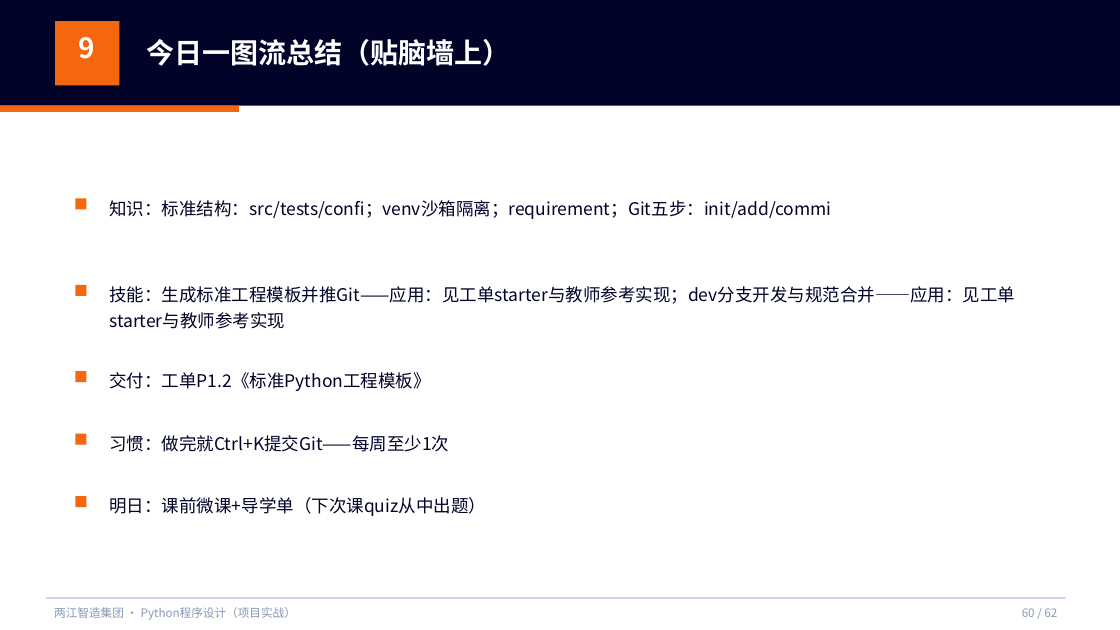
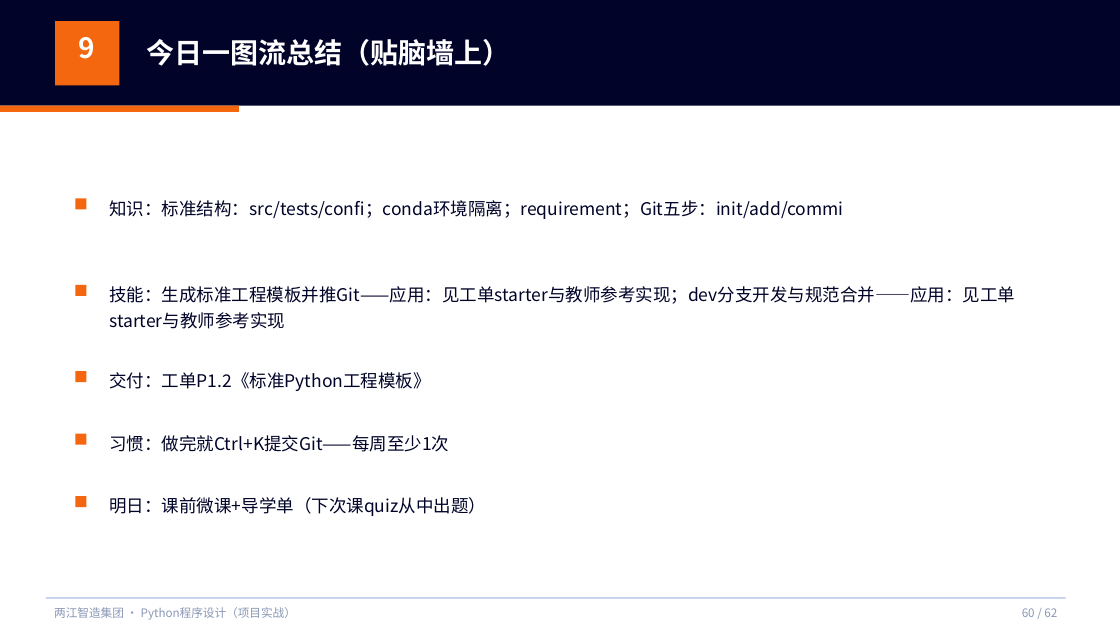
Before and after one commit to tianqiongenze/ai-course-teaching-resources, a slide deck: slide 60 of 03-Python程序设计-项目实战/V2授课PPT/W02-第3次课-像企业团队一样写代码.pptx. Drawn at 1120x630 pixels with LibreOffice and Linux fonts; fonts in the diff are those of the drawing. Boxes give left, top, right and bottom in pixels: in the first picture for what was removed or moved away, otherwise in the second. Text is boxed around its words. In the diff, an @@ line names an element or a change of style, - is before the commit and + after.

```diff
--- a/03-Python程序设计-项目实战/V2授课PPT/W02-第3次课-像企业团队一样写代码.pptx
+++ b/03-Python程序设计-项目实战/V2授课PPT/W02-第3次课-像企业团队一样写代码.pptx
@@ text at (109, 200, 843, 219): text changed @@
-知识：标准结构：src/tests/confi；venv沙箱隔离；requirement；Git五步：init/add/commi
+知识：标准结构：src/tests/confi；conda环境隔离；requirement；Git五步：init/add/commi
```
Also in this commit, not shown: 14 other slides changed, 14 other files.
